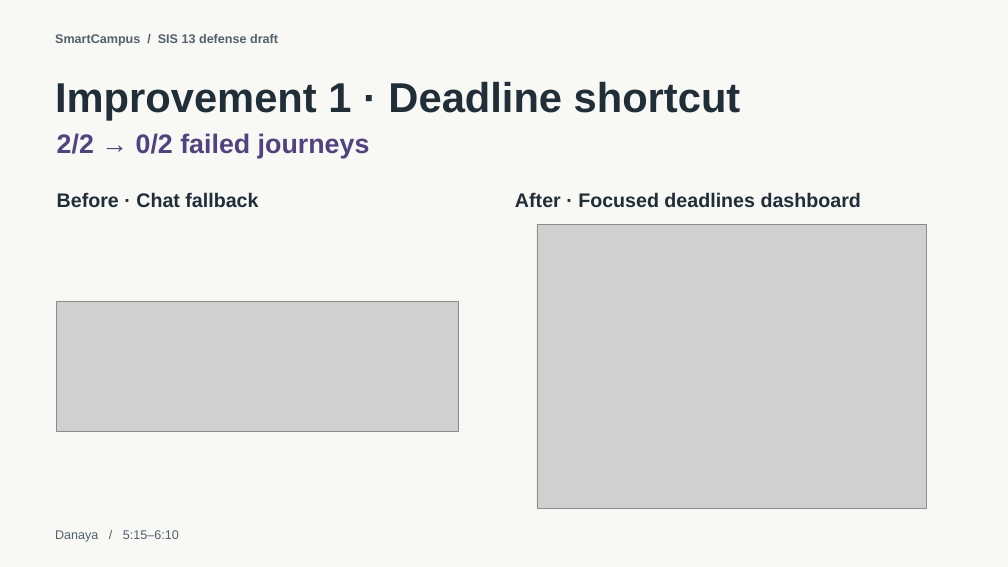
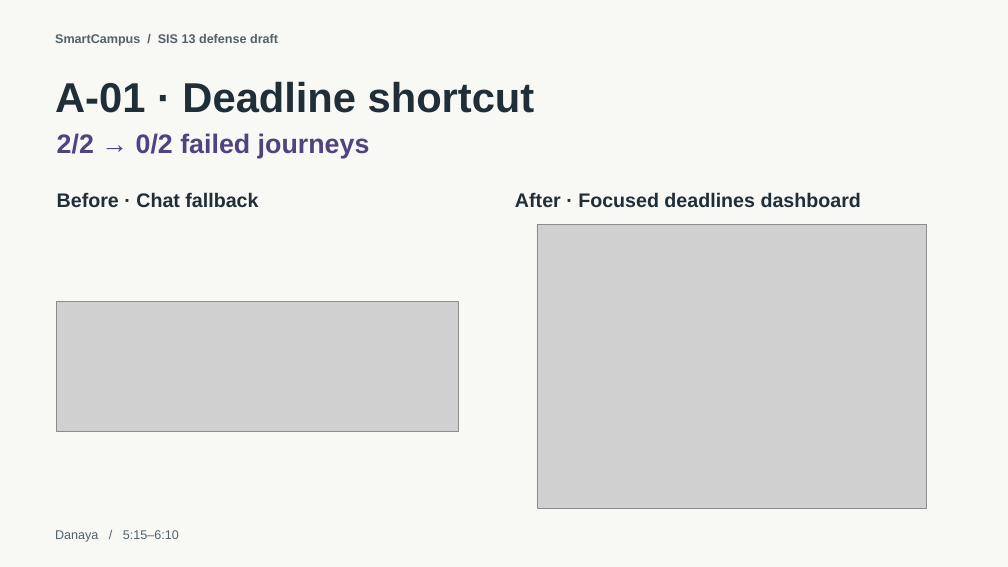
Before and after one commit to yerassyl-clou/SmartCampus, a slide deck: slide 8 of docs/SIS13/presentation/SmartCampus_SIS13.pptx. Drawn at 1008x567 pixels with LibreOffice and Linux fonts; fonts in the diff are those of the drawing; grey boxes stand for pictures. Boxes give left, top, right and bottom in pixels: in the first picture for what was removed or moved away, otherwise in the second. Text is boxed around its words. In the diff, an @@ line names an element or a change of style, - is before the commit and + after.

```diff
--- a/docs/SIS13/presentation/SmartCampus_SIS13.pptx
+++ b/docs/SIS13/presentation/SmartCampus_SIS13.pptx
@@ text at bbox=[55, 81, 535, 113]: text changed @@
-Improvement 1 · Deadline shortcut
+A-01 · Deadline shortcut
```
Also in this commit, not shown: 4 other slides changed, 2 slides added, 2 slides removed, 2 other files.
